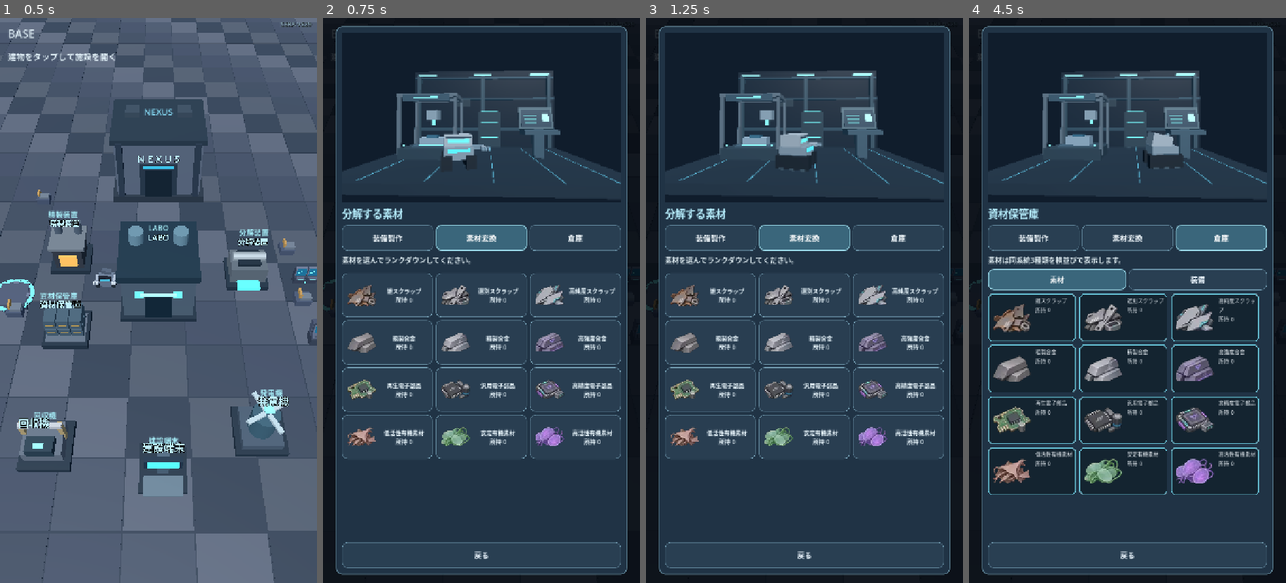
Above: before the commit, frames 1-4 (left to right).
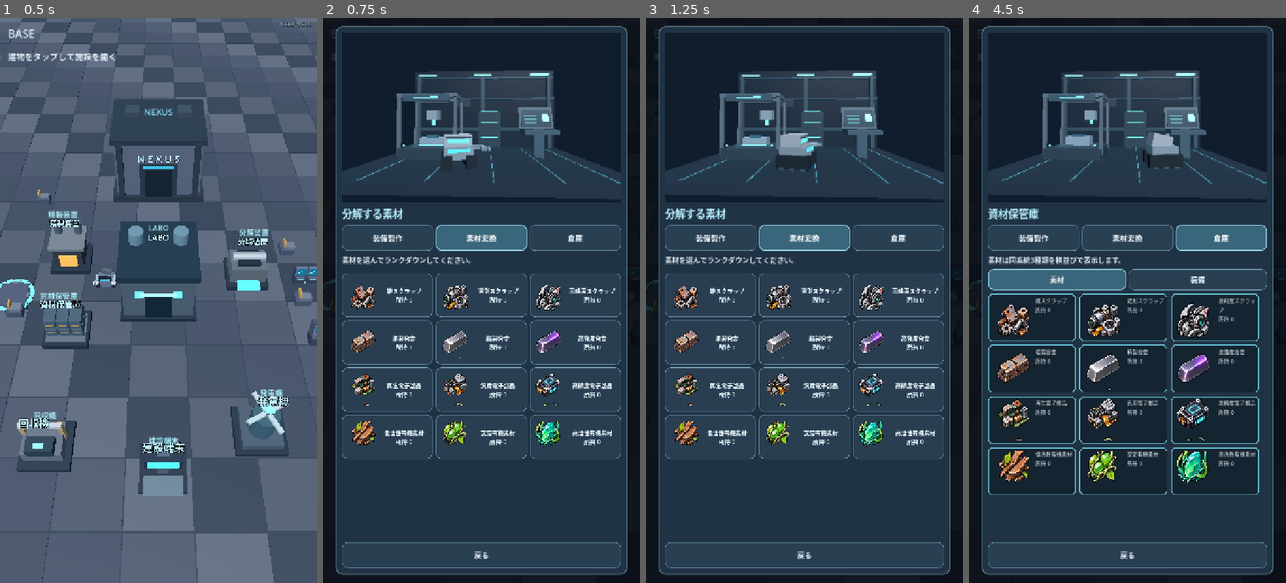
Above: after the commit, the same moments.

Repository: shejklgaia-png/-
Game: Godot game, scene res://scenes/base_exploration.tscn
Two runs of this game, one before a commit and one after it. Both use one fixed random seed, a clock stepped at 60 frames per second and the inputs below.
Inputs (mouse positions are in pixels of both pictures, inside the frame that each line leads up to):
- Up to frame 1 (0.5 s): no input
- Up to frame 2 (0.75 s): tap Enter at 0.5 s; move the mouse to (551, 272) at 0.52 s; hold Right (ui_right) from 0.53 s (still down); tap G at 0.6 s; click (551, 272) at 0.67 s
- Up to frame 3 (1.25 s): keep holding Right (ui_right); tap Space at 0.77 s
- Up to frame 4 (4.5 s): release Right (ui_right) at 1.25 s; click "再生電子部品 所持 0" at 1.25 s; click "装備製作" at 2 s; click "素材変換" at 2.75 s; click "再生電子部品 所持 0" at 3.5 s; click "倉庫" at 4.25 s

Frame 1 is identical in both runs. In frame 2, 3.9% of the frame differs, in the area x 7-93%, y 47-76%; in frame 3, 3.9%; in frame 4, 5.3%, in the area x 7-78%, y 50-83%.

Commit message:
SERA: replace 12 LABO materials with crisp 72px pixel-art icons (#480)
* test: require 3x4 pixel-art atlas for all 12 SERA materials

* assets: add transparent pixel-art sheet for twelve SERA materials

* test: distinguish image regions by source atlas and location

* feat: use dedicated pixel-art material atlas while preserving equipment icons

* ui: render material icons with nearest-neighbor filtering in warehouse

* ui: keep pixel material art sharp in LABO cards and converter

* docs: correct sprite atlas contract comments

* docs: describe material-only 72px pixel sprite atlas

* docs: log SERA material icon replacement, CI update and remaining Android validation

* test: use distinct scoped names for material and equipment atlas keys

Diff:
--- a/scripts/base_facility_system.gd
+++ b/scripts/base_facility_system.gd
@@ -769,6 +769,9 @@
         if equipment else IconAtlas.material_icon(item_id))
     if texture != null:
         card.icon = texture
+        card.texture_filter = (
+            CanvasItem.TEXTURE_FILTER_LINEAR if equipment
+            else CanvasItem.TEXTURE_FILTER_NEAREST)
         diag_icon_count += 1
         if diagnostic_button.visible:
             _diag_step("icon " + item_id + " ready")
@@ -1218,6 +1221,7 @@
         var input_icon := TextureRect.new()
         input_icon.name = "Input"
         input_icon.texture = IconAtlas.material_icon(source_id)
+        input_icon.texture_filter = CanvasItem.TEXTURE_FILTER_NEAREST
         input_icon.custom_minimum_size = Vector2(61, 61)
         input_icon.stretch_mode = TextureRect.STRETCH_KEEP_ASPECT_CENTERED
         flow.add_child(input_icon)
@@ -1237,6 +1241,7 @@
         var output_icon := TextureRect.new()
         output_icon.name = "Output"
         output_icon.texture = IconAtlas.material_icon(target_id)
+        output_icon.texture_filter = CanvasItem.TEXTURE_FILTER_NEAREST
         output_icon.custom_minimum_size = Vector2(61, 61)
         output_icon.stretch_mode = TextureRect.STRETCH_KEEP_ASPECT_CENTERED
         flow.add_child(output_icon)
--- a/scripts/sera_item_icons.gd
+++ b/scripts/sera_item_icons.gd
@@ -1,9 +1,17 @@
 extends RefCounted
-## Exact cropped 2026-11-20 user-approved matte artwork (not procedural fallback).
-## Single WebP sprite atlas: 4 columns x 5 rows, each image cell 72px square.
-## Rows 0-2: 12 material icons (family -> low,mid,high).
-## Rows 3-4: H01,T01,A01,L01 / B01,WR01,WL01 / final empty cell.
+## Two shared WebP sprite atlases (no procedural icon generation):
+## - Pixel materials: 3 columns x 4 rows, 12 alpha-backed sprites, 72px per cell.
+## - Legacy matte equipment: 4 columns x 5 rows, 7 equipment slots unchanged.
+## Material IDs and blueprint IDs are stable across visual changes.
 const ATLAS_PATH: String = "res://assets/ui/sera_matte_icon_atlas.webp"
+# The original atlas retains all 7 equipment portraits unchanged.
+# 12 material sprites live in a separate transparent 3-column x 4-row sheet.
+const MATERIAL_ATLAS_PATH: String = "res://assets/ui/sera_pixel_material_atlas.webp"
+const MATERIAL_COLUMNS: int = 3
+const MATERIAL_ROWS: int = 4
+static var _material_atlas_loaded: bool = false
+static var _material_texture_cache: Texture2D = null
+static var _material_method: String = "not loaded"
 # In Android Godot Editor a Git-synced source WebP may exist while the editor's
 # transient .godot/imported cache does not. Do not preload the imported texture:
 # it couples script parsing and every card to successful editor import.
@@ -11,7 +19,8 @@
 static var _atlas_texture_cache: Texture2D = null
 static var _atlas_method: String = "not loaded"
 
-static func _decode_webp_source(path: String) -> Texture2D:
+static func _decode_webp_source(path: String, expected_width: int = 288,
+        expected_height: int = 360) -> Texture2D:
     if not FileAccess.file_exists(path):
         return null
     var bytes: PackedByteArray = FileAccess.get_file_as_bytes(path)
@@ -20,7 +29,7 @@
     var source_image := Image.new()
     if source_image.load_webp_from_buffer(bytes) != OK:
         return null
-    if source_image.get_width() != 288 or source_image.get_height() != 360:
+    if source_image.get_width() != expected_width or source_image.get_height() != expected_height:
         return null
     return ImageTexture.create_from_image(source_image)
 
@@ -40,10 +49,28 @@
         _atlas_method = "source-webp" if _atlas_texture_cache != null else "unavailable"
     return _atlas_texture_cache
 
+static func _material_atlas_texture() -> Texture2D:
+    if _material_atlas_loaded:
+        return _material_texture_cache
+    _material_atlas_loaded = true
+    # Keep Android's imported-resource fast path and also support editor-side
+    # GitSync immediately after pulling new files (import cache may be stale).
+    if ResourceLoader.exists(MATERIAL_ATLAS_PATH):
+        var loaded: Resource = ResourceLoader.load(MATERIAL_ATLAS_PATH, "Texture2D")
+        if loaded is Texture2D and loaded.get_width() == 216 and loaded.get_height() == 288:
+            _material_texture_cache = loaded as Texture2D
+            _material_method = "imported"
+    if _material_texture_cache == null:
+        _material_texture_cache = _decode_webp_source(MATERIAL_ATLAS_PATH, 216, 288)
+        _material_method = "source-webp" if _material_texture_cache != null else "unavailable"
+    return _material_texture_cache
+
 static func atlas_status() -> String:
     _atlas_texture()
-    return "%s, source=%s" % [
-        _atlas_method, "YES" if FileAccess.file_exists(ATLAS_PATH) else "NO"]
+    _material_atlas_texture()
+    return "equipment=%s (%s), materials=%s (%s)" % [
+        _atlas_method, "YES" if FileAccess.file_exists(ATLAS_PATH) else "NO",
+        _material_method, "YES" if FileAccess.file_exists(MATERIAL_ATLAS_PATH) else "NO"]
 
 const CELL: int = 72
 const COLUMNS: int = 4
@@ -72,10 +99,25 @@
     icon.filter_clip = true
     return icon
 
+static func _material_frame(index: int) -> Texture2D:
+    if index < 0 or index >= MATERIAL_COLUMNS * MATERIAL_ROWS:
+        return null
+    var source: Texture2D = _material_atlas_texture()
+    if source == null:
+        return null
+    var icon := AtlasTexture.new()
+    icon.atlas = source
+    icon.region = Rect2(
+        float(index % MATERIAL_COLUMNS) * CELL,
+        float(index / MATERIAL_COLUMNS) * CELL,
+        CELL, CELL)
+    icon.filter_clip = true
+    return icon
+
 static func material_icon(material_id: String) -> Texture2D:
     if not MATERIAL_INDICES.has(material_id):
         return null
-    return _frame(int(MATERIAL_INDICES[material_id]))
+    return _material_frame(int(MATERIAL_INDICES[material_id]))
 
 static func equipment_icon(blueprint_id: String) -> Texture2D:
     if not EQUIPMENT_INDICES.has(blueprint_id):
--- a/scripts/sera_warehouse_grid.gd
+++ b/scripts/sera_warehouse_grid.gd
@@ -210,8 +210,10 @@
         title.text = str(entry.get("name", "")) + "\n所持 " + str(entry.get("count", 0))
         effects.text = ""
         art.texture = Icons.material_icon(id)
+        art.texture_filter = CanvasItem.TEXTURE_FILTER_NEAREST
     else:
         var blueprint: String = str(entry.get("blueprint", ""))
         title.text = str(entry.get("name", "")) + "\n" + str(entry.get("uid", ""))
         effects.text = Affixes.describe(entry.get("affixes", []))
         art.texture = Icons.equipment_icon(blueprint)
+        art.texture_filter = CanvasItem.TEXTURE_FILTER_LINEAR
--- a/tools/v511_matte_icons_runtime_check.gd
+++ b/tools/v511_matte_icons_runtime_check.gd
@@ -37,16 +37,18 @@
     var used_regions: Dictionary = {}
     for material_id in Materials.all_ids():
         var material_icon_atlas: AtlasTexture = IconAtlas.material_icon(str(material_id)) as AtlasTexture
-        if material_icon_atlas == null or used_regions.has(str(material_icon_atlas.region)):
+        var material_key: String = str(material_icon_atlas.atlas.get_instance_id()) + ":" + str(material_icon_atlas.region) if material_icon_atlas != null else ""
+        if material_icon_atlas == null or used_regions.has(material_key):
             _fail("duplicate or missing material atlas region: " + str(material_id))
             return
-        used_regions[str(material_icon_atlas.region)] = true
+        used_regions[material_key] = true
     for blueprint in Catalog.PROTOTYPES.keys():
         var equipment_icon_atlas: AtlasTexture = IconAtlas.equipment_icon(str(blueprint)) as AtlasTexture
-        if equipment_icon_atlas == null or used_regions.has(str(equipment_icon_atlas.region)):
+        var equipment_key: String = str(equipment_icon_atlas.atlas.get_instance_id()) + ":" + str(equipment_icon_atlas.region) if equipment_icon_atlas != null else ""
+        if equipment_icon_atlas == null or used_regions.has(equipment_key):
             _fail("duplicate or missing equipment atlas region: " + str(blueprint))
             return
-        used_regions[str(equipment_icon_atlas.region)] = true
+        used_regions[equipment_key] = true
     if used_regions.size() != 19 or Catalog.uid_for("H01", 1) != "H01-0001" or (
             not Catalog.valid_uid("H01-0001", "H01")) or (
             Catalog.valid_uid("H01-1", "H01")) or (
Binary file added: assets/ui/sera_pixel_material_atlas.webp
Not shown, changed: DEVELOPMENT.md
Not shown, changed: docs/LABO_CRAFTING_CONTRACT_ja.md
